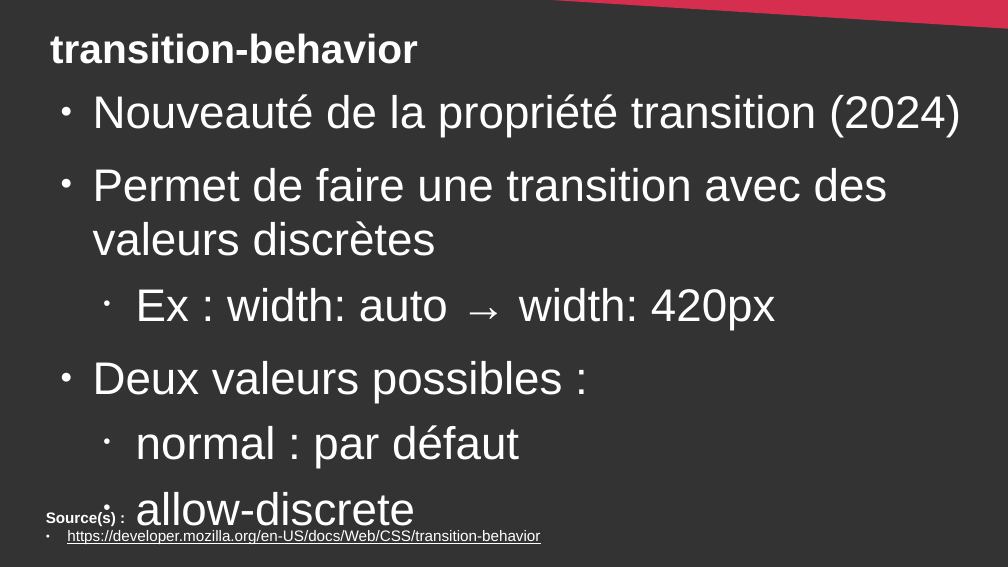
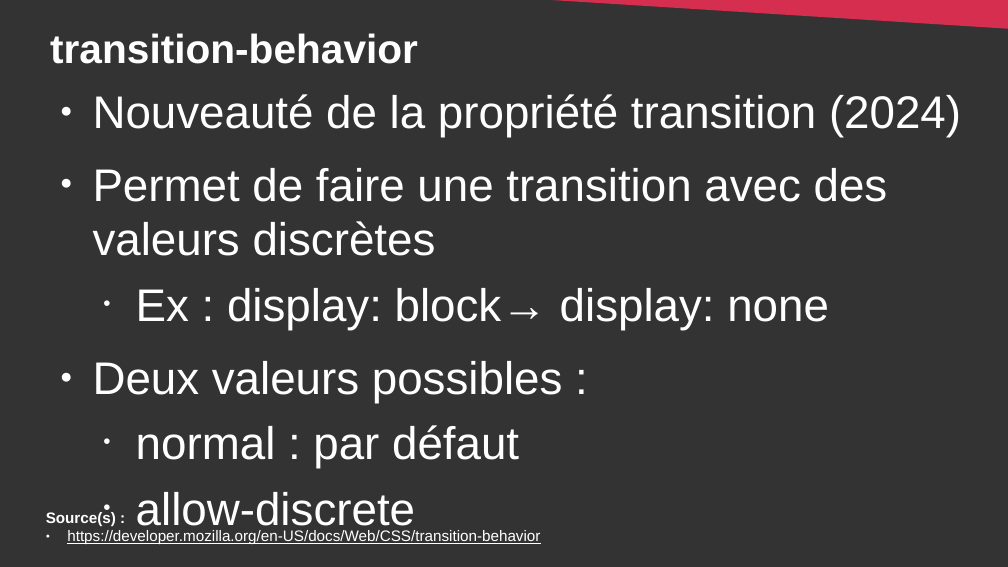
Before and after one commit to DanYellow/cours, a slide deck: slide 40 of integration-web-s2/travaux-pratiques/numero-2/presentation.odp. Drawn at 1008x567 pixels with LibreOffice and Linux fonts; fonts in the diff are those of the drawing. Boxes give left, top, right and bottom in pixels: in the first picture for what was removed or moved away, otherwise in the second. Text is boxed around its words. In the diff, an @@ line names an element or a change of style, - is before the commit and + after.

```diff
--- a/integration-web-s2/travaux-pratiques/numero-2/presentation.odp
+++ b/integration-web-s2/travaux-pratiques/numero-2/presentation.odp
@@ text at [136,288,829,330]: text changed @@
-  • Ex : width: auto → width: 420px
+  • Ex : display: block→ display: none
```
Also in this commit, not shown: 1 other slide changed, 3 slides added, 1 other file.
